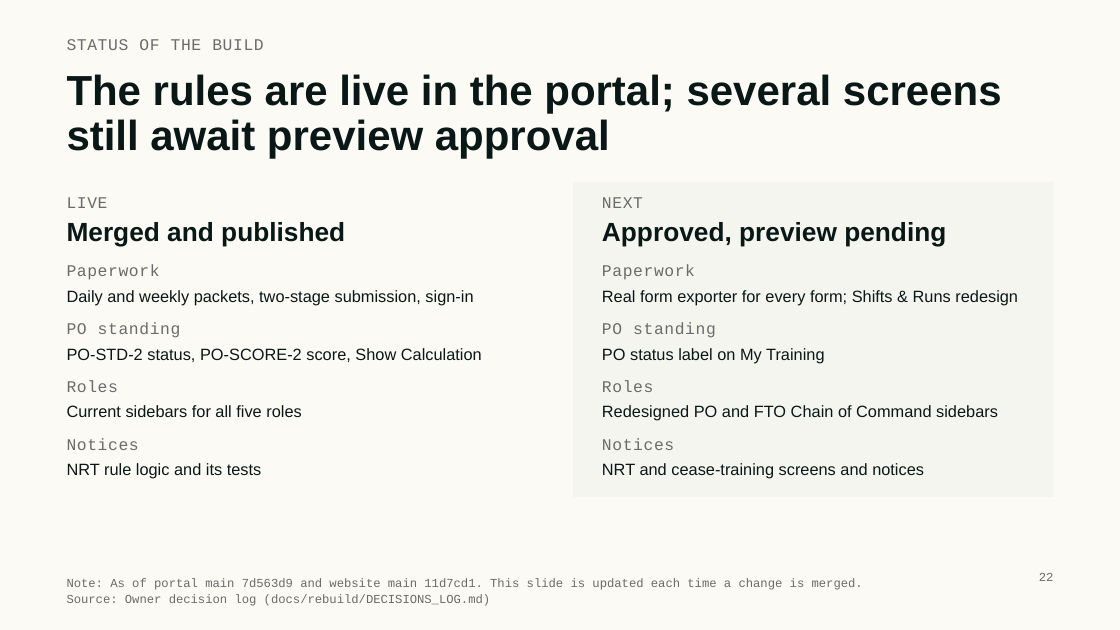
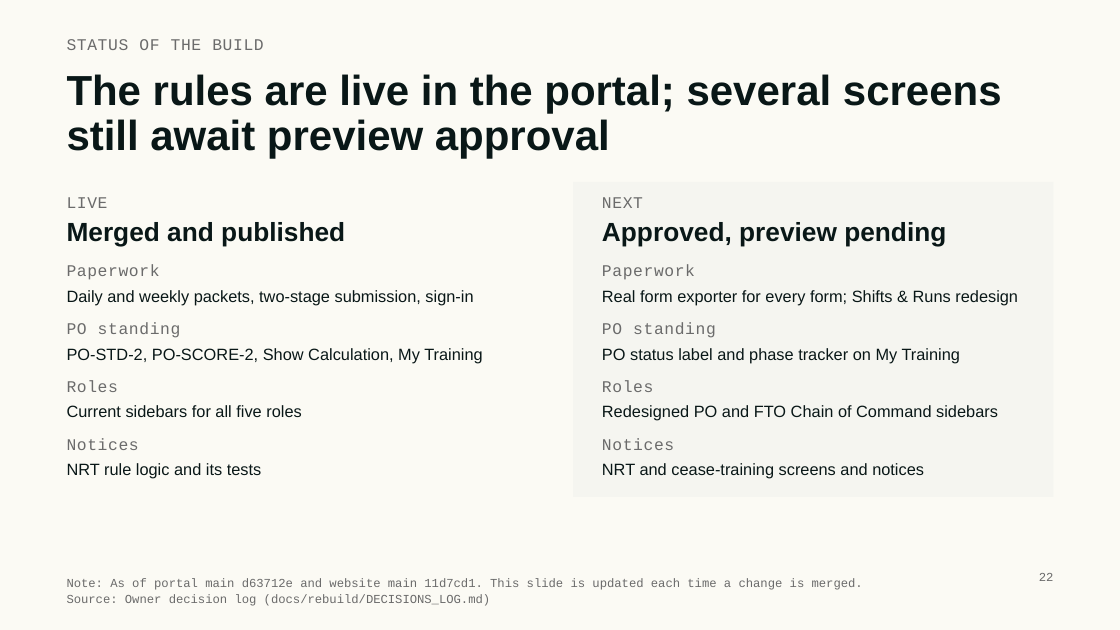
Before and after one commit to fitfo2019-dev/CPD-FTO-PORTAL, a slide deck: slide 22 of docs/training/FTO-Portal-Training-Deck.pptx. Drawn at 1120x630 pixels with LibreOffice and Linux fonts; fonts in the diff are those of the drawing. Boxes give left, top, right and bottom in pixels: in the first picture for what was removed or moved away, otherwise in the second. Text is boxed around its words. In the diff, an @@ line names an element or a change of style, - is before the commit and + after.

Commit message:
Deck: build status after Gap Batch 1 merge

```diff
--- a/docs/training/FTO-Portal-Training-Deck.pptx
+++ b/docs/training/FTO-Portal-Training-Deck.pptx
@@ text at (67,348,482,363): text changed @@
-PO-STD-2 status, PO-SCORE-2 score, Show Calculation
+PO-STD-2, PO-SCORE-2, Show Calculation, My Training
@@ text at (602,348,960,363): text changed @@
-PO status label on My Training
+PO status label and phase tracker on My Training
@@ text at (67,578,863,590): text changed @@
-Note: As of portal main 7d563d9 and website main 11d7cd1. This slide is updated each time a change is merged.
+Note: As of portal main d63712e and website main 11d7cd1. This slide is updated each time a change is merged.
```
Also in this commit, not shown: 1 other slide changed, 1 other file.
